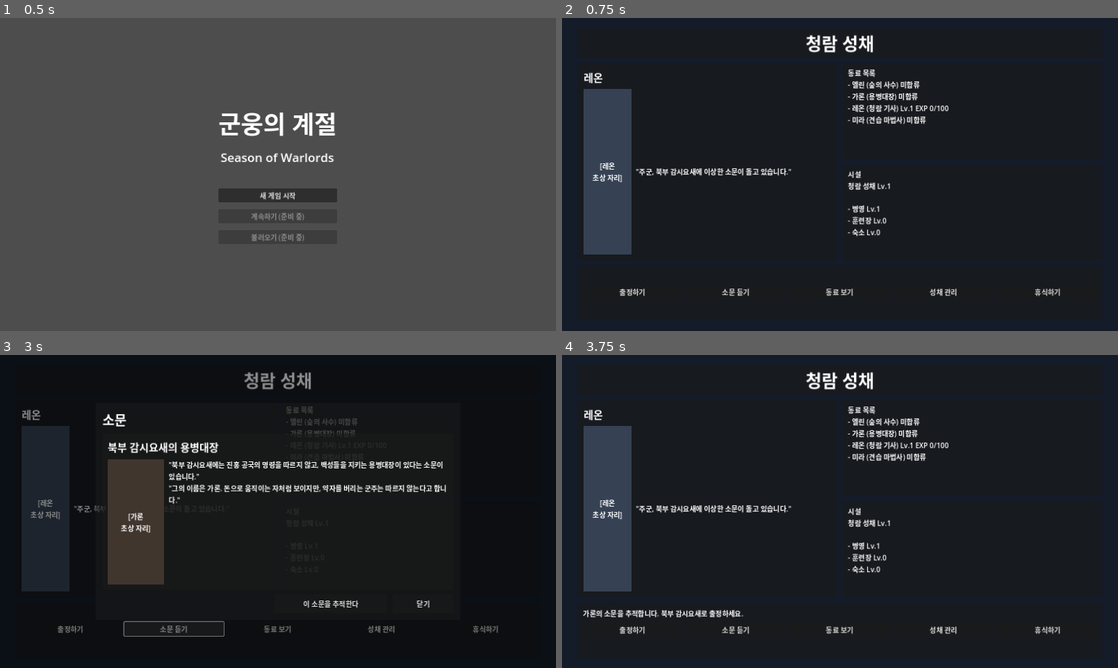
Above: before the commit, frames 1-4 (two rows, left to right).
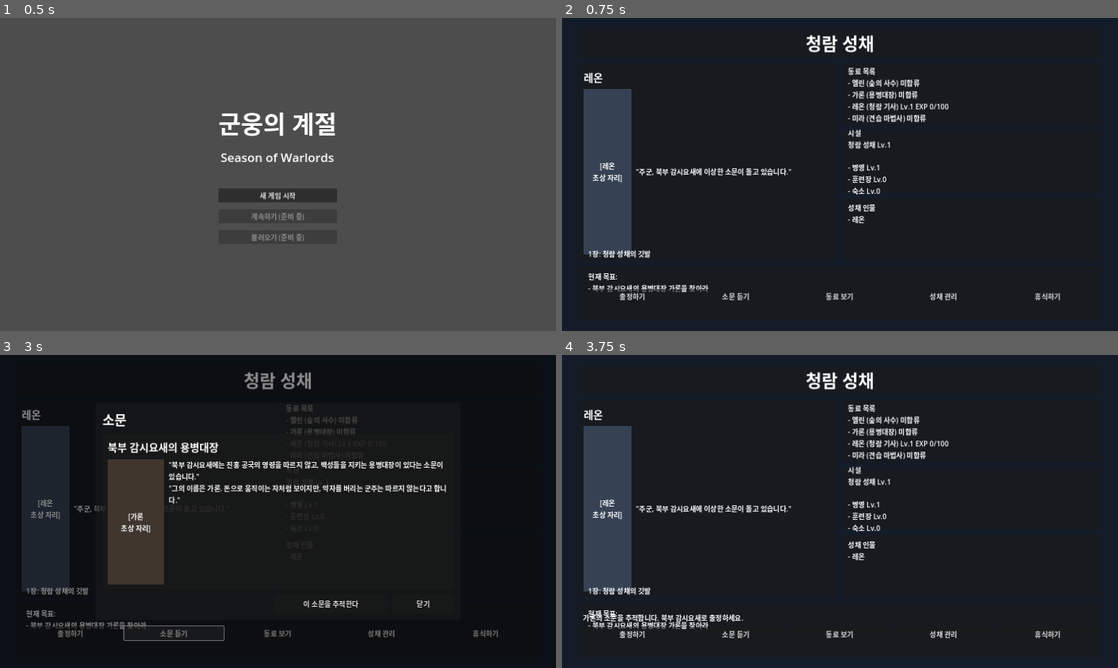
Above: after the commit, the same moments.

Repository: yogitobi31/season-of-warlords
Game: Godot game, scene res://scenes/Title.tscn
Same seed, same stepped clock (60 frames per second), same inputs: the game is played once before the commit and once after it.
Inputs:
- Up to frame 1 (0.5 s): no input
- Up to frame 2 (0.75 s): click "새 게임 시작" at 0.5 s
- Up to frame 3 (3 s): click "출정하기" at 1.25 s; click "성채로 돌아가기" at 2 s; click "소문 듣기" at 2.75 s
- Up to frame 4 (3.75 s): click "이 소문을 추적한다" at 3.5 s

Frame 1 is identical in both runs. In frame 2, 2.9% of the frame differs, in the area x 4-90%, y 15-91%; in frame 3, 1.2%; in frame 4, 3.5%, in the area x 3-90%, y 15-91%.

Commit message:
Expand chapter 1 loop with castle return event and next rumor

Diff:
--- a/scenes/CastleHub.tscn
+++ b/scenes/CastleHub.tscn
@@ -160,6 +160,24 @@
 autowrap_mode = 3
 text = "시설 목록 로딩 중..."
 
+[node name="CastlePeoplePanel" type="Panel" parent="MainMargin/MainVBox/TopHBox/SideInfoVBox"]
+layout_mode = 2
+size_flags_vertical = 3
+
+[node name="CastlePeopleLabel" type="Label" parent="MainMargin/MainVBox/TopHBox/SideInfoVBox/CastlePeoplePanel"]
+layout_mode = 1
+anchors_preset = 15
+anchor_right = 1.0
+anchor_bottom = 1.0
+offset_left = 12.0
+offset_top = 10.0
+offset_right = -12.0
+offset_bottom = -10.0
+grow_horizontal = 2
+grow_vertical = 2
+autowrap_mode = 3
+text = "성채 인물 로딩 중..."
+
 [node name="BottomPanel" type="Panel" parent="MainMargin/MainVBox"]
 custom_minimum_size = Vector2(0, 126)
 layout_mode = 2
@@ -179,6 +197,23 @@
 [node name="BottomVBox" type="VBoxContainer" parent="MainMargin/MainVBox/BottomPanel/BottomMargin"]
 layout_mode = 2
 theme_override_constants/separation = 10
+
+[node name="ChapterProgressPanel" type="Panel" parent="MainMargin/MainVBox/BottomPanel/BottomMargin/BottomVBox"]
+layout_mode = 2
+
+[node name="ChapterProgressLabel" type="Label" parent="MainMargin/MainVBox/BottomPanel/BottomMargin/BottomVBox/ChapterProgressPanel"]
+layout_mode = 1
+anchors_preset = 15
+anchor_right = 1.0
+anchor_bottom = 1.0
+offset_left = 12.0
+offset_top = 8.0
+offset_right = -12.0
+offset_bottom = -8.0
+grow_horizontal = 2
+grow_vertical = 2
+autowrap_mode = 3
+text = "1장 진행도 로딩 중..."
 
 [node name="StatusLabel" type="Label" parent="MainMargin/MainVBox/BottomPanel/BottomMargin/BottomVBox"]
 layout_mode = 2
@@ -352,3 +387,70 @@
 custom_minimum_size = Vector2(140, 44)
 layout_mode = 2
 text = "닫기"
+
+[node name="CastleEventOverlay" type="Control" parent="."]
+visible = false
+layout_mode = 1
+anchors_preset = 15
+anchor_right = 1.0
+anchor_bottom = 1.0
+grow_horizontal = 2
+grow_vertical = 2
+mouse_filter = 2
+
+[node name="Dim" type="ColorRect" parent="CastleEventOverlay"]
+layout_mode = 1
+anchors_preset = 15
+anchor_right = 1.0
+anchor_bottom = 1.0
+grow_horizontal = 2
+grow_vertical = 2
+color = Color(0, 0, 0, 0.45)
+
+[node name="Center" type="CenterContainer" parent="CastleEventOverlay"]
+layout_mode = 1
+anchors_preset = 15
+anchor_right = 1.0
+anchor_bottom = 1.0
+offset_left = 220.0
+offset_top = 120.0
+offset_right = -220.0
+offset_bottom = -120.0
+grow_horizontal = 2
+grow_vertical = 2
+
+[node name="CastleEventPanel" type="Panel" parent="CastleEventOverlay/Center"]
+custom_minimum_size = Vector2(780, 440)
+layout_mode = 2
+
+[node name="Margin" type="MarginContainer" parent="CastleEventOverlay/Center/CastleEventPanel"]
+layout_mode = 1
+anchors_preset = 15
+anchor_right = 1.0
+anchor_bottom = 1.0
+offset_left = 16.0
+offset_top = 16.0
+offset_right = -16.0
+offset_bottom = -16.0
+grow_horizontal = 2
+grow_vertical = 2
+
+[node name="VBox" type="VBoxContainer" parent="CastleEventOverlay/Center/CastleEventPanel/Margin"]
+layout_mode = 2
+theme_override_constants/separation = 12
+
+[node name="SpeakerLabel" type="Label" parent="CastleEventOverlay/Center/CastleEventPanel/Margin/VBox"]
+layout_mode = 2
+theme_override_font_sizes/font_size = 22
+text = "화자"
+
+[node name="DialogueLabel" type="Label" parent="CastleEventOverlay/Center/CastleEventPanel/Margin/VBox"]
+custom_minimum_size = Vector2(0, 310)
+layout_mode = 2
+autowrap_mode = 3
+vertical_alignment = 1
+
+[node name="ConfirmButton" type="Button" parent="CastleEventOverlay/Center/CastleEventPanel/Margin/VBox"]
+custom_minimum_size = Vector2(0, 44)
+layout_mode = 2
+text = "확인"
--- a/scripts/CastleHub.gd
+++ b/scripts/CastleHub.gd
@@ -2,6 +2,8 @@
 
 @onready var companions_label: Label = $MainMargin/MainVBox/TopHBox/SideInfoVBox/CompanionsPanel/CompanionsLabel
 @onready var facilities_label: Label = $MainMargin/MainVBox/TopHBox/SideInfoVBox/FacilitiesPanel/FacilitiesLabel
+@onready var castle_people_label: Label = $MainMargin/MainVBox/TopHBox/SideInfoVBox/CastlePeoplePanel/CastlePeopleLabel
+@onready var chapter_progress_label: Label = $MainMargin/MainVBox/BottomPanel/BottomMargin/BottomVBox/ChapterProgressPanel/ChapterProgressLabel
 @onready var status_label: Label = $MainMargin/MainVBox/BottomPanel/BottomMargin/BottomVBox/StatusLabel
 @onready var expedition_button: Button = $MainMargin/MainVBox/BottomPanel/BottomMargin/BottomVBox/ButtonsHBox/ExpeditionButton
 @onready var rumor_button: Button = $MainMargin/MainVBox/BottomPanel/BottomMargin/BottomVBox/ButtonsHBox/RumorButton
@@ -13,12 +15,22 @@
 @onready var rumor_body_label: Label = $RumorOverlay/Center/RumorPanel/RumorMargin/RumorVBox/RumorCardPanel/RumorCardMargin/RumorCardVBox/RumorContentHBox/RumorScroll/RumorBodyLabel
 @onready var rumor_track_button: Button = $RumorOverlay/Center/RumorPanel/RumorMargin/RumorVBox/RumorButtonsHBox/TrackRumorButton
 @onready var rumor_close_button: Button = $RumorOverlay/Center/RumorPanel/RumorMargin/RumorVBox/RumorButtonsHBox/CloseRumorButton
+@onready var castle_event_overlay: Control = $CastleEventOverlay
+@onready var castle_event_speaker_label: Label = $CastleEventOverlay/Center/CastleEventPanel/Margin/VBox/SpeakerLabel
+@onready var castle_event_dialogue_label: Label = $CastleEventOverlay/Center/CastleEventPanel/Margin/VBox/DialogueLabel
+@onready var castle_event_confirm_button: Button = $CastleEventOverlay/Center/CastleEventPanel/Margin/VBox/ConfirmButton
+
+var rumor_panel_rumor_id: String = ""
 
 func _ready() -> void:
 	refresh_companions()
 	refresh_facilities()
+	refresh_castle_people()
+	refresh_chapter_progress()
 	refresh_status_message()
 	refresh_rumor_panel()
+	GameState.update_pending_castle_event()
+	refresh_castle_event_panel()
 	expedition_button.pressed.connect(_on_expedition_pressed)
 	rumor_button.pressed.connect(_on_rumor_pressed)
 	companion_button.pressed.connect(_on_coming_soon_pressed.bind("동료 보기"))
@@ -26,6 +38,7 @@
 	rest_button.pressed.connect(_on_coming_soon_pressed.bind("휴식하기"))
 	rumor_track_button.pressed.connect(_on_track_rumor_pressed)
 	rumor_close_button.pressed.connect(_on_close_rumor_pressed)
+	castle_event_confirm_button.pressed.connect(_on_castle_event_confirm_pressed)
 
 func refresh_companions() -> void:
 	var lines: Array[String] = ["동료 목록"]
@@ -58,13 +71,29 @@
 	if GameState.active_rumor_id == "rumor_garon":
 		status_label.text = "가론의 소문을 추적합니다. 북부 감시요새로 출정하세요."
 		return
+	if GameState.active_rumor_id == "rumor_elin":
+		status_label.text = "숲의 사수 소문을 추적합니다. 서리숲 관문을 조사하세요."
+		return
 	status_label.text = ""
 
 func refresh_rumor_panel() -> void:
-	var rumor_data: Dictionary = GameState.rumors.get("rumor_garon", {})
-	rumor_title_label.text = "북부 감시요새의 용병대장"
-	var body_text: String = "\"북부 감시요새에는 진홍 공국의 명령을 따르지 않고, 백성들을 지키는 용병대장이 있다는 소문이 있습니다.\"\n"
-	body_text += "\"그의 이름은 가론. 돈으로 움직이는 자처럼 보이지만, 약자를 버리는 군주는 따르지 않는다고 합니다.\""
+	var available_ids: Array[String] = GameState.get_available_rumor_ids()
+	if available_ids.is_empty():
+		rumor_panel_rumor_id = ""
+		rumor_title_label.text = "추적 가능한 소문이 없습니다."
+		rumor_body_label.text = "지금은 성채 정비와 동료 대화에 집중하세요."
+		rumor_track_button.disabled = true
+		return
+	rumor_panel_rumor_id = available_ids[0]
+	var rumor_data: Dictionary = GameState.rumors.get(rumor_panel_rumor_id, {})
+	rumor_title_label.text = str(rumor_data.get("title", "소문"))
+	var body_text: String = ""
+	if rumor_panel_rumor_id == "rumor_garon":
+		body_text = "\"북부 감시요새에는 진홍 공국의 명령을 따르지 않고, 백성들을 지키는 용병대장이 있다는 소문이 있습니다.\"\n"
+		body_text += "\"그의 이름은 가론. 돈으로 움직이는 자처럼 보이지만, 약자를 버리는 군주는 따르지 않는다고 합니다.\""
+	else:
+		body_text = "\"서리숲 관문 근처에서 진홍 공국의 정찰대를 홀로 막아내는 사수가 있다는 소문이 있습니다.\"\n"
+		body_text += "\"그녀는 숲을 지키기 위해 누구의 깃발도 따르지 않는다고 합니다.\"\n\n관련 동료: 엘린"
 	if bool(rumor_data.get("completed", false)):
 		body_text += "\n\n(이미 해결한 소문입니다.)"
 	rumor_body_label.text = body_text
@@ -79,8 +108,8 @@
 	rumor_overlay.visible = true
 
 func _on_track_rumor_pressed() -> void:
-	if GameState.track_rumor("rumor_garon"):
-		status_label.text = "가론의 소문을 추적합니다. 북부 감시요새로 출정하세요."
+	if rumor_panel_rumor_id != "" and GameState.track_rumor(rumor_panel_rumor_id):
+		refresh_status_message()
 	rumor_overlay.visible = false
 
 func _on_close_rumor_pressed() -> void:
@@ -88,3 +117,33 @@
 
 func _on_coming_soon_pressed(feature_name: String) -> void:
 	status_label.text = "%s: 준비 중입니다." % feature_name
+
+func refresh_castle_people() -> void:
+	var lines: Array[String] = ["성채 인물"]
+	for companion_data: Dictionary in GameState.get_joined_companions():
+		lines.append("- %s" % str(companion_data.get("name", "?")))
+	castle_people_label.text = "\n".join(lines)
+
+func refresh_chapter_progress() -> void:
+	var lines: Array[String] = ["1장: 청람 성채의 깃발", "", "현재 목표:"]
+	if GameState.has_companion_joined("garon"):
+		lines.append("- 서리숲 관문에 숨어 있는 숲의 사수에 대한 소문을 조사하라")
+	else:
+		lines.append("- 북부 감시요새의 용병대장 가론을 찾아라")
+	chapter_progress_label.text = "\n".join(lines)
+
+func refresh_castle_event_panel() -> void:
+	if GameState.pending_castle_event_id != "garon_arrival":
+		castle_event_overlay.visible = false
+		return
+	castle_event_speaker_label.text = "레온 / 가론"
+	castle_event_dialogue_label.text = "레온:\n\"주군, 북부 감시요새에서 데려온 용병대장이 도착했습니다.\"\n\n가론:\n\"여기가 청람 성채인가.\"\n\"생각보다 낡았군. 병사들도 지쳐 있고.\"\n\n레온:\n\"말은 조심하는 게 좋을 거다.\"\n\n가론:\n\"하지만 깃발은 아직 내려가지 않았군.\"\n\"좋다. 적어도 이곳에는 아직 싸울 이유가 남아 있어.\"\n\n레온:\n\"주군, 가론이 합류한 것은 큰 힘이 될 겁니다.\"\n\n가론이 청람 성채에 합류했습니다."
+	castle_event_overlay.visible = true
+
+func _on_castle_event_confirm_pressed() -> void:
+	if GameState.pending_castle_event_id == "garon_arrival":
+		GameState.complete_castle_event("garon_arrival")
+	refresh_castle_event_panel()
+	refresh_rumor_panel()
+	refresh_chapter_progress()
+	refresh_castle_people()
--- a/scripts/GameState.gd
+++ b/scripts/GameState.gd
@@ -32,6 +32,8 @@
 var story_events: Dictionary = {}
 var completed_story_events: Dictionary = {}
 var pending_story_event_id: String = ""
+var pending_castle_event_id: String = ""
+var completed_castle_events: Array[String] = []
 
 var active_rumor_id: String = ""
 var rumors: Dictionary = {}
@@ -148,10 +150,20 @@
 			"related_companion_id": "garon",
 			"active": false,
 			"completed": false
+		},
+		"rumor_elin": {
+			"id": "rumor_elin",
+			"title": "서리숲 관문의 숲의 사수",
+			"target_region_id": "r3",
+			"related_companion_id": "elin",
+			"active": false,
+			"completed": false
 		}
 	}
 	completed_rumors.clear()
 	active_rumor_id = ""
+	pending_castle_event_id = ""
+	completed_castle_events.clear()
 
 func track_rumor(rumor_id: String) -> bool:
 	if not rumors.has(rumor_id):
@@ -298,6 +310,9 @@
 	completed_story_events[pending_story_event_id] = true
 	if pending_story_event_id == "recruit_garon":
 		complete_rumor("rumor_garon")
+		update_pending_castle_event()
+		if active_rumor_id == "":
+			track_rumor("rumor_elin")
 	pending_story_event_id = ""
 	return "%s이(가) 동료로 합류했습니다!" % companion_name
 
@@ -319,3 +334,32 @@
 		last_battle_message = "패배... %s로 후퇴합니다." % retreat_region_name
 
 	clear_selection()
+
+func has_companion_joined(companion_id: String) -> bool:
+	if not companions.has(companion_id):
+		return false
+	var companion: Dictionary = companions[companion_id]
+	return bool(companion.get("joined", false))
+
+func get_available_rumor_ids() -> Array[String]:
+	var rumor_ids: Array[String] = []
+	var garon_joined: bool = has_companion_joined("garon")
+	var elin_joined: bool = has_companion_joined("elin")
+	if not garon_joined:
+		rumor_ids.append("rumor_garon")
+	elif not elin_joined:
+		rumor_ids.append("rumor_elin")
+	return rumor_ids
+
+func update_pending_castle_event() -> void:
+	if has_companion_joined("garon") and not completed_castle_events.has("garon_arrival"):
+		pending_castle_event_id = "garon_arrival"
+
+func has_pending_castle_event() -> bool:
+	return pending_castle_event_id != ""
+
+func complete_castle_event(event_id: String) -> void:
+	if not completed_castle_events.has(event_id):
+		completed_castle_events.append(event_id)
+	if pending_castle_event_id == event_id:
+		pending_castle_event_id = ""
--- a/scripts/WorldMap.gd
+++ b/scripts/WorldMap.gd
@@ -118,7 +118,9 @@
 	for region_id in region_nodes.keys():
 		var node: RegionNode = region_nodes[region_id]
 		var region_name: String = GameState.get_region_name(region_id)
-		if GameState.active_rumor_id == "rumor_garon" and region_id == "r2":
+		var is_rumor_target: bool = (GameState.active_rumor_id == "rumor_garon" and region_id == "r2")
+		is_rumor_target = is_rumor_target or (GameState.active_rumor_id == "rumor_elin" and region_id == "r3")
+		if is_rumor_target:
 			node.region_name = "[소문 목표] %s" % region_name
 		else:
 			node.region_name = region_name
@@ -128,7 +130,8 @@
 
 func refresh_companions_panel() -> void:
 	var lines: Array[String] = ["동료"]
-	for companion in GameState.get_companions_list():
+	for companion_variant: Variant in GameState.get_companions_list():
+		var companion: Dictionary = companion_variant
 		if companion.get("joined", false):
 			lines.append("%s Lv.%d EXP %d/100" % [
 				companion.get("name", "?"),
@@ -237,8 +240,8 @@
 
 func _on_story_result_confirmed() -> void:
 	story_event_result_active = false
-	GameState.last_battle_message = story_event_join_message
-	info_label.text = story_event_join_message
+	GameState.last_battle_message = "가론이 합류했습니다. 성채로 돌아가 새 동료를 맞이하세요."
+	info_label.text = "가론이 합류했습니다. 성채로 돌아가 새 동료를 맞이하세요."
 	refresh_companions_panel()
 	refresh_fortress_panel()
 	refresh_story_event_panel()
